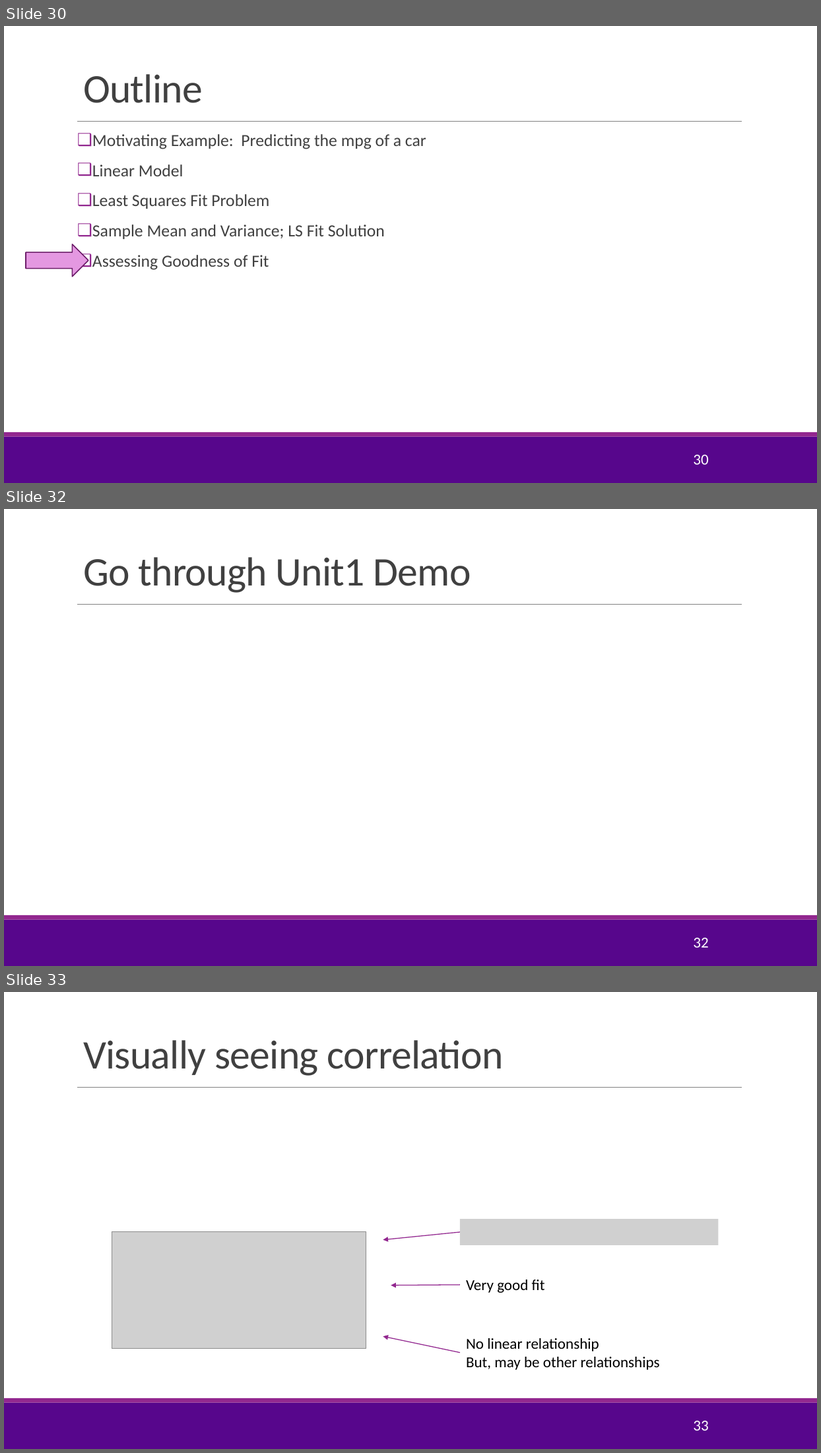
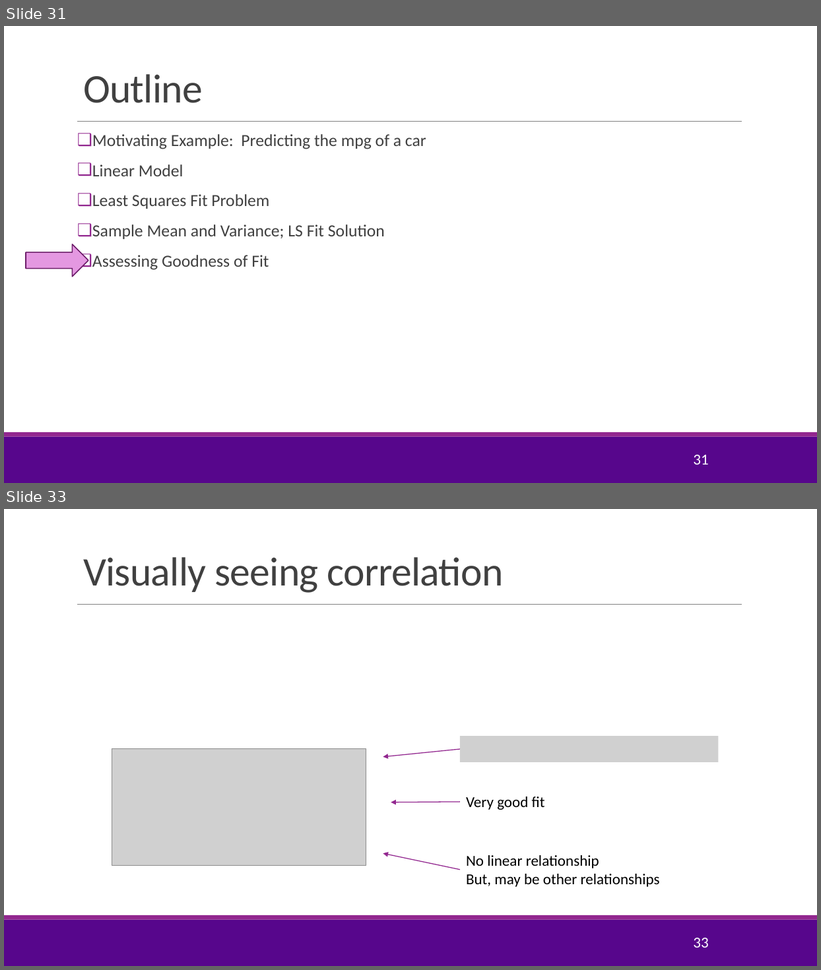
Before and after one commit to joshzzl/introml, a slide deck: lectures/Lect02_SimpRegression.pptx. Shown one above the other, each under a label of ours: slides 30, 32 and 33 before the commit, slides 31 and 33 after it; the slides between them are not shown. The pictures are 821x1453 and 821x970 pixels, drawn with LibreOffice and Linux fonts; fonts in the diff are those of the drawing; grey boxes stand for pictures; background and template pictures are left out. Boxes give left, top, right and bottom in pixels: in the first picture for what was removed or moved away, otherwise in the second. Text is boxed around its words. In the diff, an @@ line names an element or a change of style, - is before the commit and + after.

```diff
--- a/lectures/Lect02_SimpRegression.pptx
+++ b/lectures/Lect02_SimpRegression.pptx
@@ slide 32 removed at (4,509,817,966), background #FFFFFF; not listed: 3 template elements that a slide beside it also shows @@
@@ title removed at (83,557,471,593) @@
-Go through Unit1 Demo
@@ page number removed at (693,938,708,948) @@
-32
@@ what was slide 30 is now slide 31 @@
@@ page number at (693,455,708,465): text changed @@
-30
+31
```
Also in this commit, not shown: 6 slides changed, 1 slide added, 1 other file.
